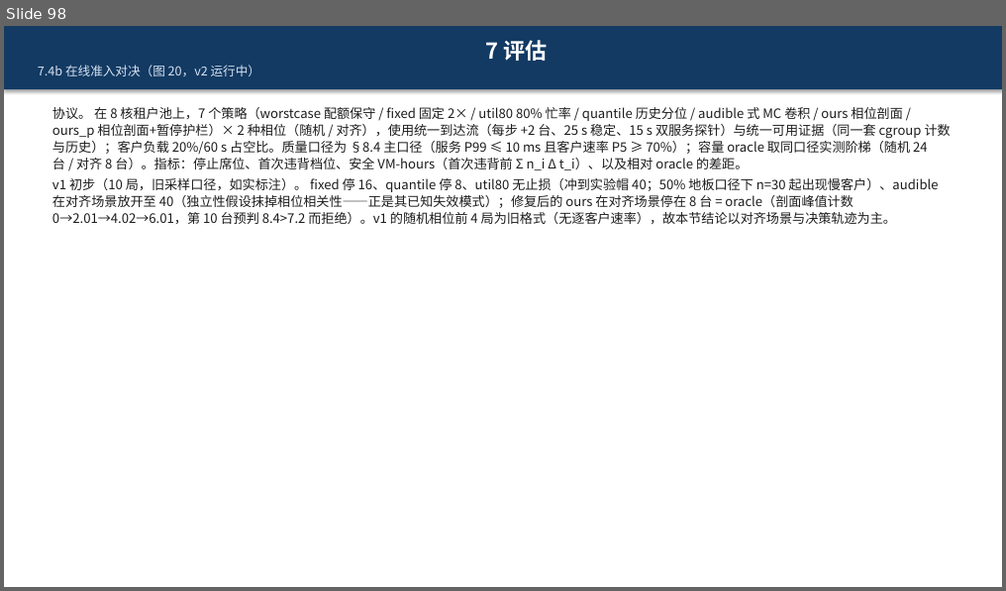
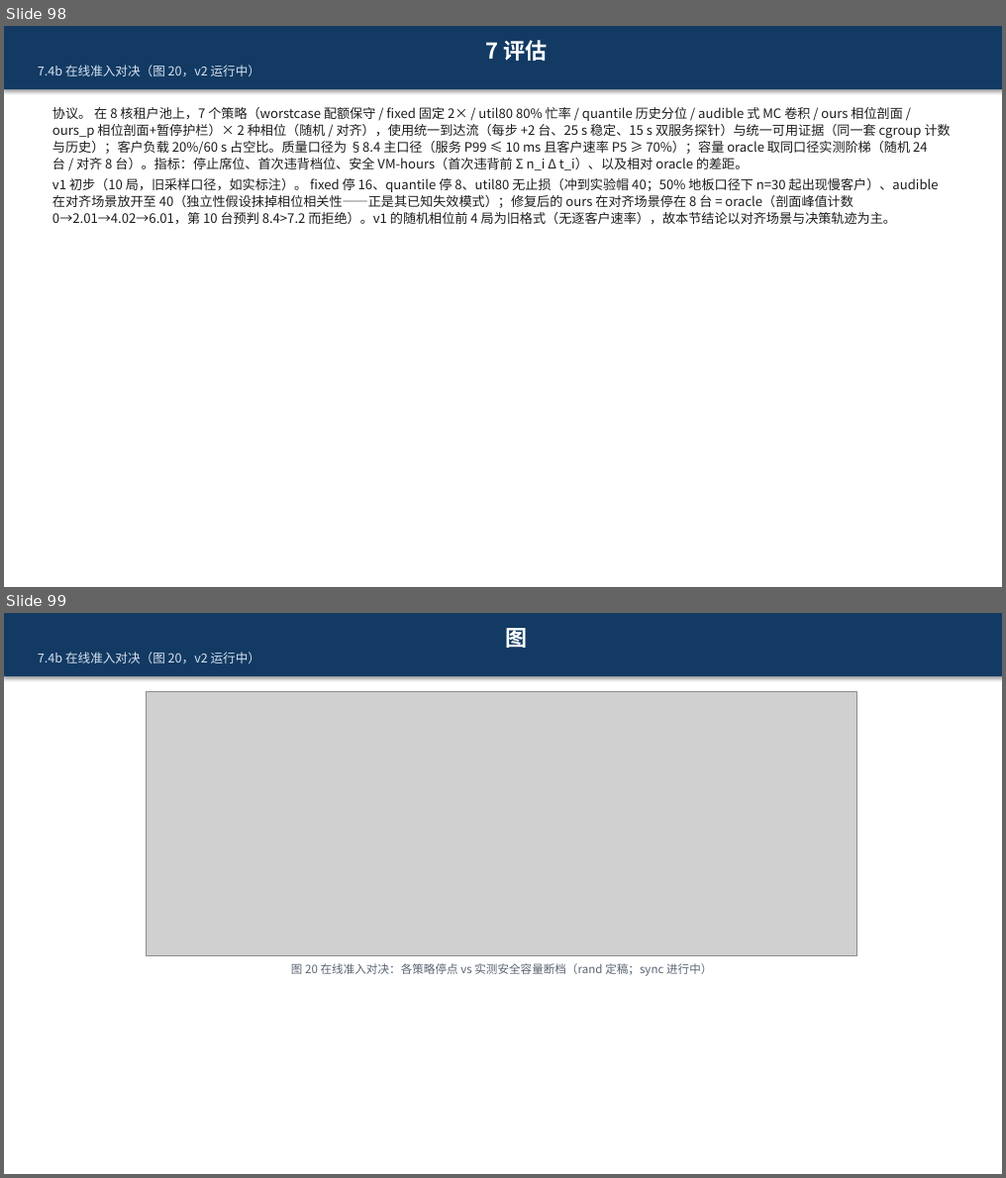
Before and after one commit to 3257085208/Paper, a slide deck: paper.pptx. Shown one above the other, each under a label of ours: slide 98 before the commit, slides 98 and 99 after it. The pictures are 1006x591 and 1006x1178 pixels, drawn with LibreOffice and Linux fonts; fonts in the diff are those of the drawing; grey boxes stand for pictures. Boxes give left, top, right and bottom in pixels: in the first picture for what was removed or moved away, otherwise in the second. Text is boxed around its words. In the diff, an @@ line names an element or a change of style, - is before the commit and + after.

Commit message:
paper PPT: include Figure 20 (showdown)

```diff
--- a/paper.pptx
+++ b/paper.pptx
@@ slide 99 added at [4,613,1002,1174], background #FFFFFF @@
@@ rectangle added at [4,613,1002,1174], fill #FFFFFF @@
@@ rectangle added at [4,613,1002,676], fill #123A63, 12 pt, text #D8E2F0 @@
+图
+7.4b 在线准入对决（图 20，v2 运行中）
@@ picture added at [147,691,857,956] @@
@@ text added at [291,963,712,976], 11 pt, text #5A6472 @@
+图 20 在线准入对决：各策略停点 vs 实测安全容量断档（rand 定稿；sync 进行中）
```
Also in this commit, not shown: 4 slides changed.
